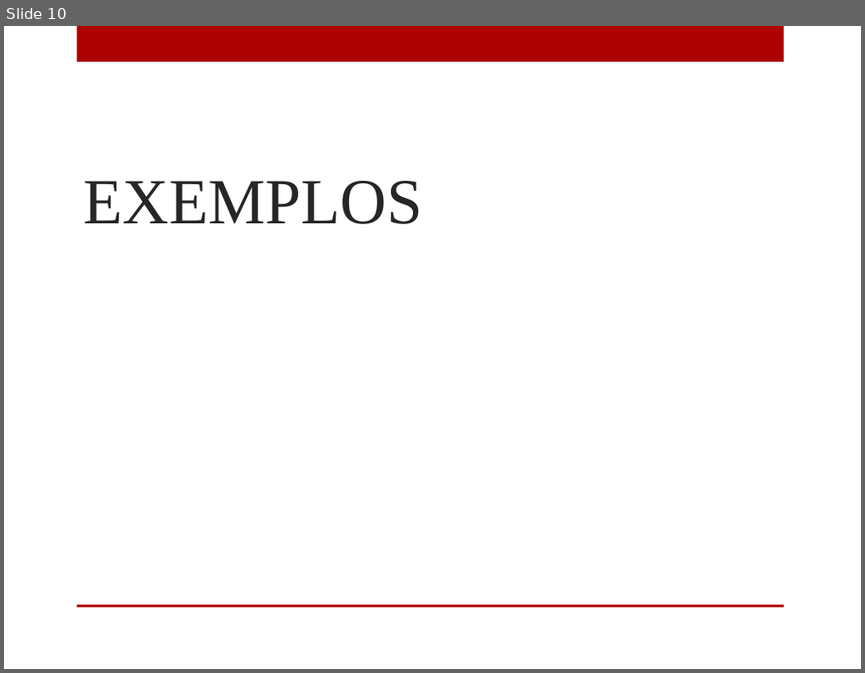
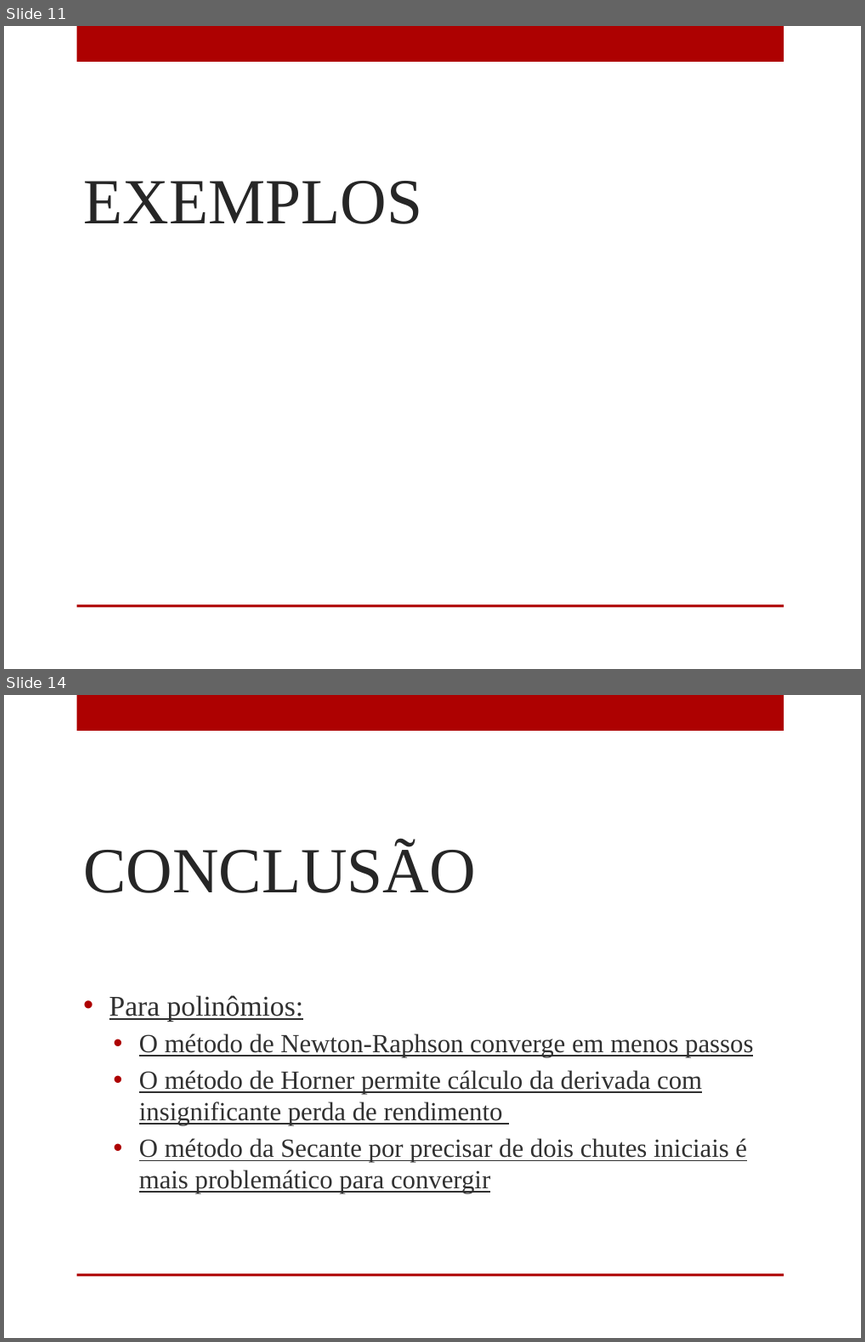
Before and after one commit to gbraz/MNum, a slide deck: ApresentacaoMN.pptx. Shown one above the other, each under a label of ours: slide 10 before the commit, slides 11 and 14 after it; the slides between them are not shown. The pictures are 865x673 and 865x1342 pixels, drawn with LibreOffice and Linux fonts; fonts in the diff are those of the drawing; grey boxes stand for pictures; background and template pictures are left out. Boxes give left, top, right and bottom in pixels: in the first picture for what was removed or moved away, otherwise in the second. Text is boxed around its words. In the diff, an @@ line names an element or a change of style, - is before the commit and + after.

```diff
--- a/ApresentacaoMN.pptx
+++ b/ApresentacaoMN.pptx
@@ slide 14 added at bbox=[4, 695, 861, 1338], background picture (left out); not listed: 2 template elements that a slide beside it also shows @@
@@ title added at bbox=[83, 842, 476, 893], 54 pt, text #262626 @@
+CONCLUSÃO
@@ text added at bbox=[109, 995, 753, 1193], 22 pt, text #303030, underline @@
+• Para polinômios:
+  • O método de Newton-Raphson converge em menos passos
+  • O método de Horner permite cálculo da derivada com insignificante perda de rendimento
+  • O método da Secante por precisar de dois chutes iniciais é mais problemático para convergir
@@ what was slide 10 is now slide 11 @@
```
Also in this commit, not shown: 1 slide changed, 4 other slides added, 2 slides removed, 1 other file.
